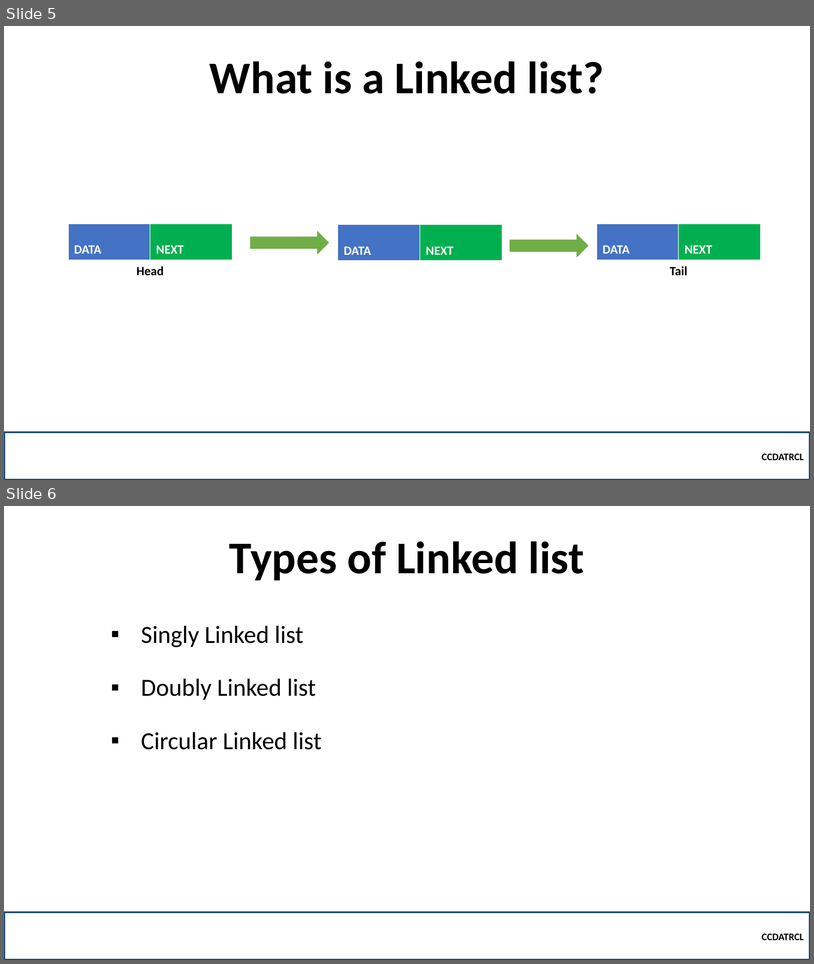
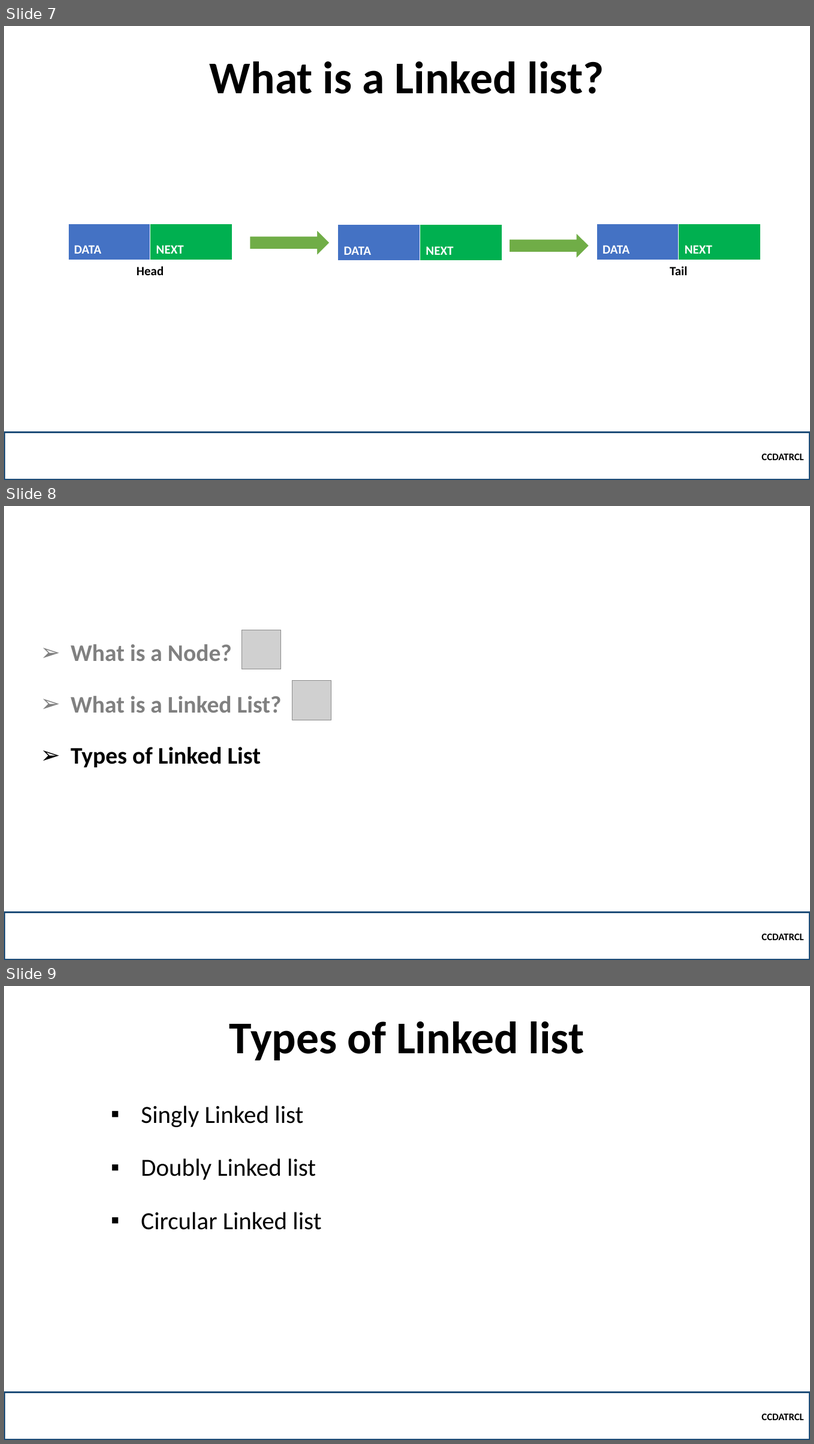
Before and after one commit to robitussin/CCDATRCL, a slide deck: 2 - Linked List/Linkedlist.pptx. Shown one above the other, each under a label of ours: slides 5 and 6 before the commit, slides 7, 8 and 9 after it. The pictures are 814x964 and 814x1444 pixels, drawn with LibreOffice and Linux fonts; fonts in the diff are those of the drawing; grey boxes stand for pictures; background and template pictures are left out. Boxes give left, top, right and bottom in pixels: in the first picture for what was removed or moved away, otherwise in the second. Text is boxed around its words. In the diff, an @@ line names an element or a change of style, - is before the commit and + after.

```diff
--- a/2 - Linked List/Linkedlist.pptx
+++ b/2 - Linked List/Linkedlist.pptx
@@ slide 8 added at (x1=4, y1=506, x2=810, y2=960), background picture (left out) @@
@@ picture added at (x1=242, y1=630, x2=281, y2=669) @@
@@ text added at (x1=71, y1=644, x2=282, y2=768), 28.3 pt, text #808080, bold @@
+➢ What is a Node?
+➢ What is a Linked List?
+➢ Types of Linked List
@@ picture added at (x1=292, y1=680, x2=331, y2=720) @@
@@ rectangle added at (x1=4, y1=912, x2=810, y2=960), outline #1F4E79 2.25 pt, 12 pt, text #000000, bold @@
+CCDATRCL
@@ what was slide 5 is now slide 7 @@
@@ what was slide 6 is now slide 9 @@
```
Also in this commit, not shown: 2 other slides added.
